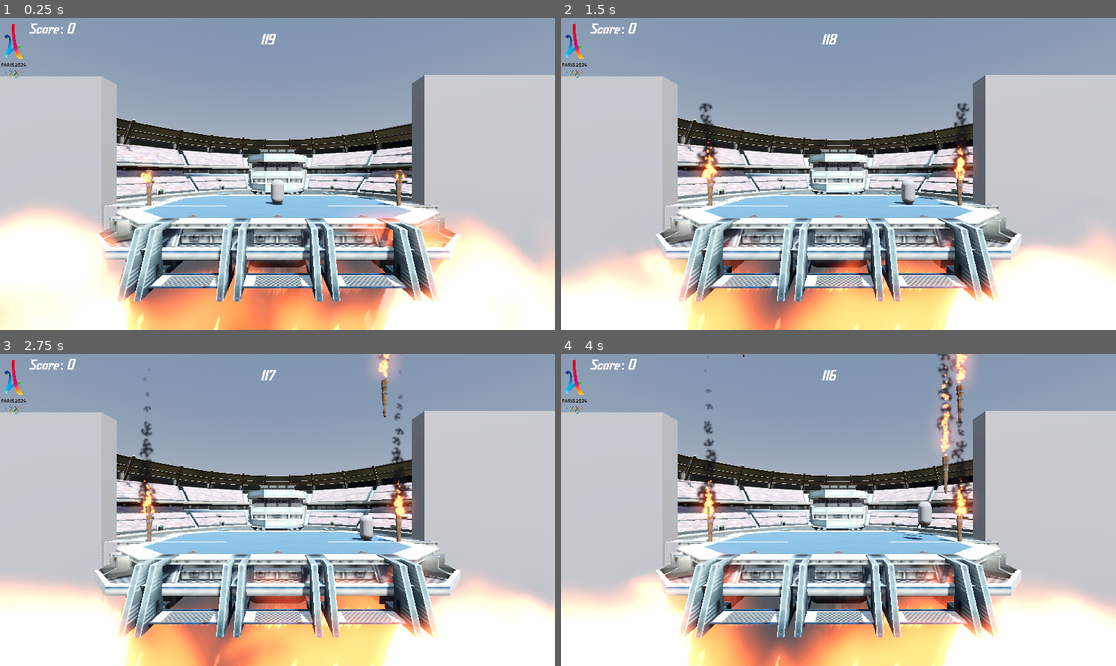
Above: before the commit, frames 1-4 (two rows, left to right).
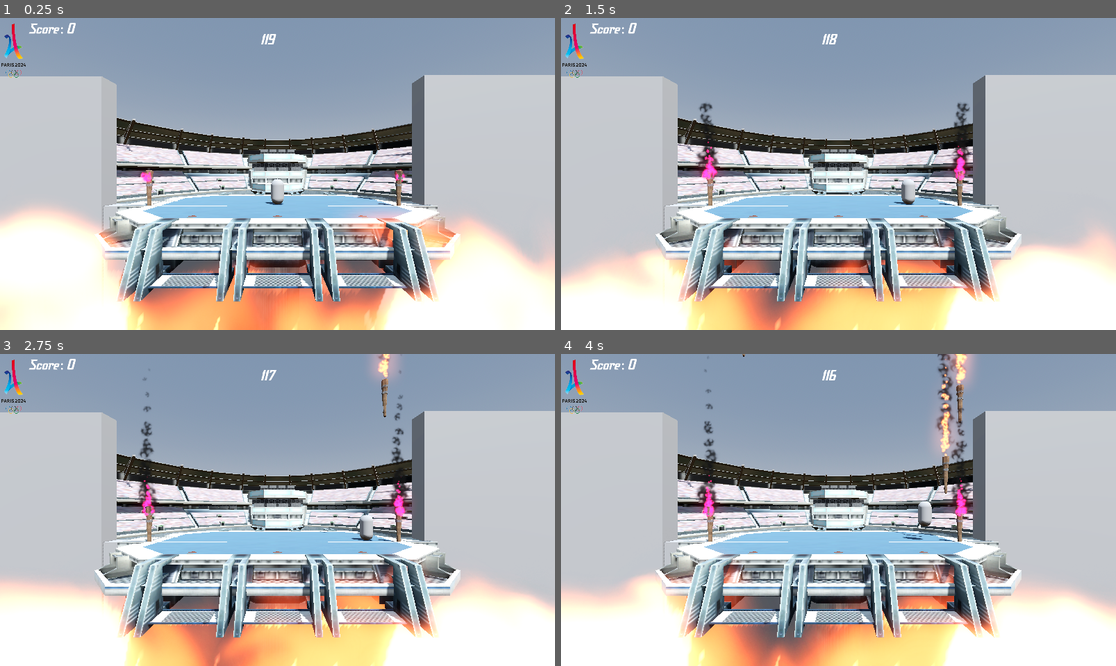
Above: after the commit, the same moments.

Repository: Nah700/TorchesFall
Game: Godot game, scene res://node_3d.tscn
Two runs of this game, one before a commit and one after it. Both use one fixed random seed, a clock stepped at 60 frames per second and the inputs below.
Inputs:
- Up to frame 1 (0.25 s): no input
- Up to frame 2 (1.5 s): hold D (move_right) 0.53-1.28 s; tap Space (jump) at 0.77 s; hold A (move_left) from 1.28 s (still down)
- Up to frame 3 (2.75 s): tap Space (jump) at 1.52 s; release A (move_left) at 2.03 s; hold D (move_right) from 2.03 s (still down)
- Up to frame 4 (4 s): tap Space (jump) at 3.02, 3.77 s; release D (move_right) at 3.53 s; hold A (move_left) from 3.53 s (still down)

The runs differ from the first frame. In frame 1, 0.1% of the frame differs, in the area x 24-74%, y 48-54%; in frame 2, 0.7%; in frame 3, 0.6%; in frame 4, 0.7%, in the area x 23-75%, y 38-54%.

Commit message:
[ADD]Pink torsh

Diff:
--- a/node_3d.tscn
+++ b/node_3d.tscn
@@ -299,7 +299,7 @@
 scale_min = 0.75
 scale_max = 1.5
 scale_curve = SubResource("CurveTexture_ymnpi")
-color = Color(4, 1.25, 0.6, 0.8)
+color = Color(2.75294, 0.301961, 0.984314, 0.8)
 
 [sub_resource type="QuadMesh" id="QuadMesh_anrfr"]
 
